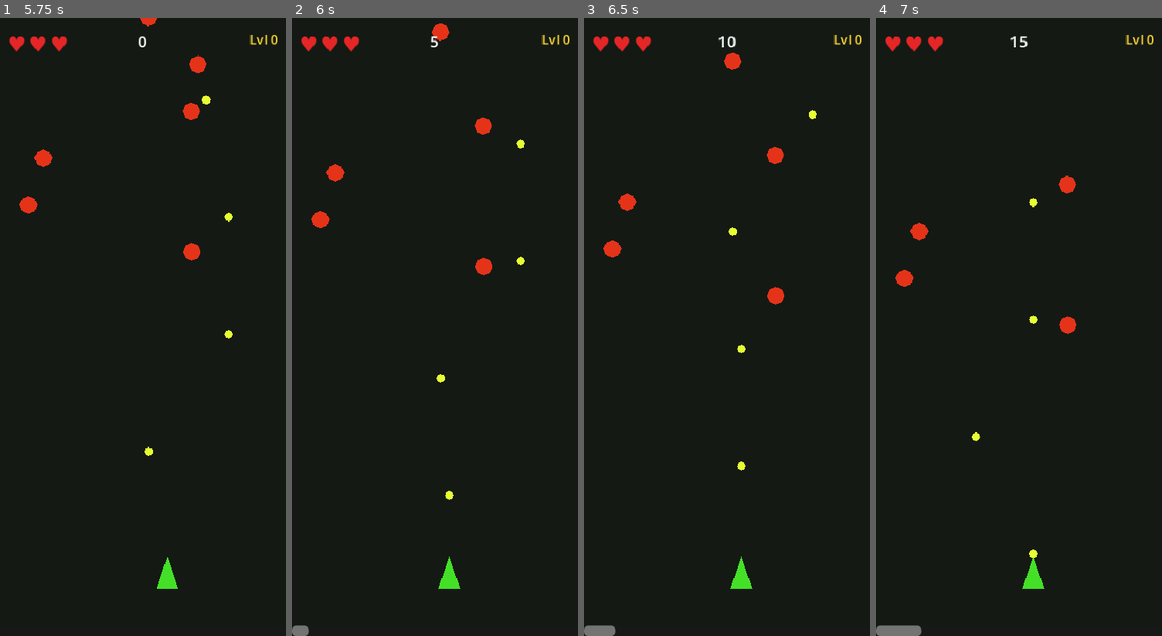
Above: before the commit, frames 1-4 (left to right).
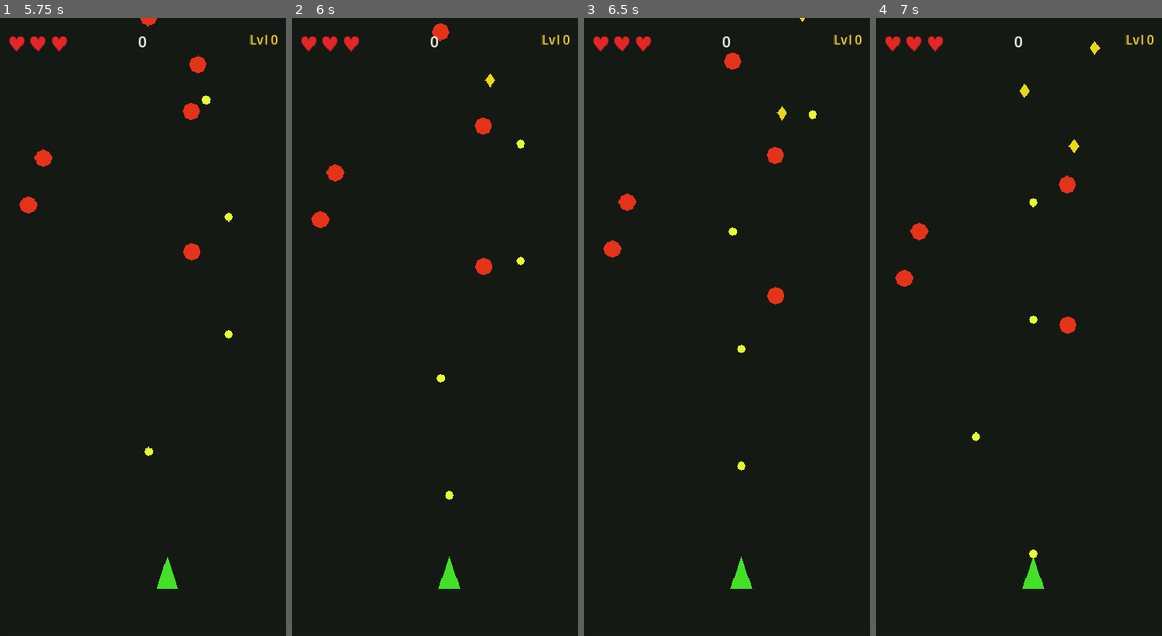
Above: after the commit, the same moments.

Repository: JoseNoIP/gb-GuacBlaster-Survivor
Game: Godot game, scene res://src/scenes/Main.tscn
Two runs of this game, one before a commit and one after it. Both use one fixed random seed, a clock stepped at 60 frames per second and the inputs below.
Inputs (mouse positions are in pixels of both pictures, inside the frame that each line leads up to):
- Up to frame 1 (5.75 s): click "JUGAR" at 0.5 s; tap Enter at 1.25 s; move the mouse to (205, 296) at 1.27 s; hold Shift 1.28-2 s; click (205, 296) at 1.42 s; drag from (85, 357) to (205, 574) at 2.02 s; move the mouse to (171, 191) at 2.77 s; tap Ctrl at 2.85 s; click (171, 191) at 2.92 s; drag from (128, 450) to (205, 48) at 3.52 s; move the mouse to (228, 419) at 4.27 s; tap Alt at 4.35 s; click (228, 419) at 4.42 s; drag from (57, 234) to (168, 197) at 5.02 s
- Up to frame 2 (6 s): move the mouse to (449, 327) at 5.77 s; hold Shift from 5.78 s (still down); click (449, 327) at 5.92 s
- Up to frame 3 (6.5 s): keep holding Shift
- Up to frame 4 (7 s): release Shift at 6.5 s; drag from (976, 172) to (1033, 345) at 6.52 s

Frame 1 is identical in both runs. In frame 2, 0.2% of the frame differs, in the area x 0-72%, y 2-100%; in frame 3, 0.3%; in frame 4, 0.5%, in the area x 0-79%, y 2-100%.

Commit message:
feat: add XP gem system; implement gem spawning, collection logic, and related signals

Diff:
--- a/src/core/Constants.gd
+++ b/src/core/Constants.gd
@@ -70,6 +70,8 @@
 const META_LUCK_PER_LEVEL: float = 0.05
 const META_UPGRADE_COST_BASE: int = 50
 const GOLD_PER_SCORE_POINT: float = 0.1
+const GEM_FALL_SPEED: float = 90.0
+const GEM_MAGNET_SPEED: float = 300.0
 
 # --- Sessions ---
 const SESSION_TARGET_MIN: float = 120.0
--- a/src/core/EventBus.gd
+++ b/src/core/EventBus.gd
@@ -19,6 +19,7 @@
 
 # --- Experience / Level ---
 signal xp_collected(amount: int, total: int, required: int)
+signal gem_collected(xp_value: int)
 
 # --- Power-ups ---
 signal powerup_selection_requested(options: Array)
--- a/src/core/GameManager.gd
+++ b/src/core/GameManager.gd
@@ -15,7 +15,7 @@
 	EventBus.player_died.connect(_on_player_died)
 	EventBus.powerup_selected.connect(_on_powerup_selected)
 	EventBus.xp_collected.connect(_on_xp_collected)
-	EventBus.enemy_destroyed.connect(_on_enemy_destroyed)
+	EventBus.gem_collected.connect(_on_gem_collected)
 
 func _process(delta: float) -> void:
 	if _state == GameState.PLAYING:
@@ -49,7 +49,7 @@
 		EventBus.gold_earned.emit(gold)
 	EventBus.game_over.emit(_score, _session_time)
 
-func _on_enemy_destroyed(_enemy_id: int, _position: Vector2, xp_value: int) -> void:
+func _on_gem_collected(xp_value: int) -> void:
 	var luck_level: int = SaveManager.get_upgrade_level(&"luck")
 	var luck_mult: float = 1.0 + float(luck_level) * Constants.META_LUCK_PER_LEVEL
 	var effective_xp: int = int(float(xp_value) * luck_mult)
--- a/src/features/audio/AudioManager.gd
+++ b/src/features/audio/AudioManager.gd
@@ -8,8 +8,15 @@
 var _missing_warned: Dictionary[StringName, bool] = {}
 
 func _ready() -> void:
+	_register_stubs([&"shoot", &"player_die"])
 	EventBus.player_died.connect(func(): play_sfx(&"player_die"))
 	EventBus.boss_defeated.connect(func(_id: int): trigger_haptic_heavy())
+
+func _register_stubs(ids: Array) -> void:
+	for id: StringName in ids:
+		var player: AudioStreamPlayer = AudioStreamPlayer.new()
+		add_child(player)
+		register_sfx(id, player)
 
 func register_sfx(sound_id: StringName, player: AudioStreamPlayer) -> void:
 	_sfx_players[sound_id] = player
@@ -21,7 +28,9 @@
 			push_warning("AudioManager: SFX '%s' not registered — add an AudioStreamPlayer" % sound_id)
 			_missing_warned[sound_id] = true
 		return
-	_sfx_players[sound_id].play()
+	var player: AudioStreamPlayer = _sfx_players[sound_id]
+	if player.stream != null:
+		player.play()
 
 func trigger_haptic_light() -> void:
 	Input.vibrate_handheld(10)
--- /dev/null
+++ b/src/features/gems/GemSpawner.gd
@@ -0,0 +1,14 @@
+class_name GemSpawner
+extends Node2D
+## Listens to enemy_destroyed and spawns an XPGem at the death position.
+## Also resets XPGem.magnet_active at the start of each session.
+
+func _ready() -> void:
+	XPGem.magnet_active = false
+	EventBus.enemy_destroyed.connect(_on_enemy_destroyed)
+
+func _on_enemy_destroyed(_enemy_id: int, spawn_pos: Vector2, xp_value: int) -> void:
+	var gem: XPGem = XPGem.new()
+	gem.xp_value = xp_value
+	gem.position = spawn_pos
+	get_parent().call_deferred(&"add_child", gem)
--- /dev/null
+++ b/src/features/gems/XPGem.gd
@@ -0,0 +1,62 @@
+class_name XPGem
+extends Area2D
+## Collectible XP gem. Spawned at enemy death position.
+## Emits gem_collected when touched by the player.
+## Moves toward the player when salsa_magnet is active.
+
+static var magnet_active: bool = false
+
+var xp_value: int = 5
+var _collected: bool = false
+
+func _ready() -> void:
+	collision_layer = 4
+	collision_mask = 1
+	var shape: CollisionShape2D = CollisionShape2D.new()
+	var circle: CircleShape2D = CircleShape2D.new()
+	circle.radius = 10.0
+	shape.shape = circle
+	add_child(shape)
+	var diamond: Polygon2D = Polygon2D.new()
+	diamond.color = Color(0.9, 0.85, 0.1)
+	diamond.polygon = PackedVector2Array([
+		Vector2(0.0, -10.0),
+		Vector2(7.0, 0.0),
+		Vector2(0.0, 10.0),
+		Vector2(-7.0, 0.0),
+	])
+	add_child(diamond)
+	body_entered.connect(_on_body_entered)
+	EventBus.powerup_selected.connect(_on_powerup_selected)
+	EventBus.game_over.connect(func(_s: int, _d: float): queue_free())
+
+func _process(delta: float) -> void:
+	if XPGem.magnet_active:
+		_move_toward_player(delta)
+	else:
+		position.y += Constants.GEM_FALL_SPEED * delta
+		if position.y > get_viewport_rect().size.y + 20.0:
+			queue_free()
+
+func _move_toward_player(delta: float) -> void:
+	var players: Array[Node] = get_tree().get_nodes_in_group(&"player")
+	if players.is_empty():
+		return
+	var player_pos: Vector2 = (players[0] as Node2D).global_position
+	var dir: Vector2 = (player_pos - global_position).normalized()
+	position += dir * Constants.GEM_MAGNET_SPEED * delta
+
+func _on_body_entered(body: Node2D) -> void:
+	if body.is_in_group(&"player"):
+		collect()
+
+func collect() -> void:
+	if _collected:
+		return
+	_collected = true
+	EventBus.gem_collected.emit(xp_value)
+	queue_free()
+
+func _on_powerup_selected(powerup_id: StringName) -> void:
+	if powerup_id == &"salsa_magnet":
+		XPGem.magnet_active = true
--- a/src/scenes/Game.tscn
+++ b/src/scenes/Game.tscn
@@ -12,6 +12,7 @@
 [ext_resource type="Script" path="res://src/features/powerups/PowerUpManager.gd" id="10"]
 [ext_resource type="PackedScene" path="res://src/features/ui/GameOverScreen.tscn" id="11"]
 [ext_resource type="PackedScene" path="res://src/features/enemies/EnemyBoss.tscn" id="12"]
+[ext_resource type="Script" path="res://src/features/gems/GemSpawner.gd" id="13"]
 
 [node name="Game" type="Node2D"]
 script = ExtResource("1")
@@ -39,4 +40,7 @@
 [node name="PowerUpManager" type="Node" parent="."]
 script = ExtResource("10")
 
+[node name="GemSpawner" type="Node2D" parent="."]
+script = ExtResource("13")
+
 [node name="GameOverScreen" parent="." instance=ExtResource("11")]
--- a/tests/unit/test_game_manager.gd
+++ b/tests/unit/test_game_manager.gd
@@ -13,8 +13,8 @@
 func test_start_game_resets_level() -> void:
 	assert_eq(GameManager.get_current_level(), 0)
 
-func test_enemy_destroyed_increases_score() -> void:
-	GameManager._on_enemy_destroyed(0, Vector2.ZERO, 10)
+func test_gem_collected_increases_score() -> void:
+	GameManager._on_gem_collected(10)
 	assert_eq(GameManager.get_score(), 10)
 
 func test_player_died_transitions_to_game_over() -> void:
--- a/tests/unit/test_meta_progression.gd
+++ b/tests/unit/test_meta_progression.gd
@@ -6,6 +6,12 @@
 var _screen: UpgradeScreen
 
 func before_each() -> void:
+	SaveManager._data = {
+		"gold": 0,
+		"upgrades": {"damage": 0, "speed": 0, "health": 0, "luck": 0},
+		"best_score": 0,
+		"total_sessions": 0,
+	}
 	GameManager.start_game()
 	_screen = UpgradeScreenGd.new()
 	add_child_autofree(_screen)
@@ -13,7 +19,7 @@
 # --- Gold earning ---
 
 func test_gold_earned_emitted_when_score_positive() -> void:
-	EventBus.enemy_destroyed.emit(1, Vector2.ZERO, 1000)
+	EventBus.gem_collected.emit(1000)
 	watch_signals(EventBus)
 	EventBus.player_died.emit()
 	assert_signal_emitted(EventBus, "gold_earned")
@@ -24,7 +30,7 @@
 	assert_signal_not_emitted(EventBus, "gold_earned")
 
 func test_gold_amount_proportional_to_score() -> void:
-	EventBus.enemy_destroyed.emit(1, Vector2.ZERO, 1000)
+	EventBus.gem_collected.emit(1000)
 	watch_signals(EventBus)
 	EventBus.player_died.emit()
 	var expected: int = int(1000.0 * Constants.GOLD_PER_SCORE_POINT)
--- /dev/null
+++ b/tests/unit/test_xp_gem.gd
@@ -0,0 +1,42 @@
+extends GutTest
+## Tests for XPGem: collection, signals, magnet activation.
+
+const XPGemGd := preload("res://src/features/gems/XPGem.gd")
+
+var _gem: XPGem
+
+func before_each() -> void:
+	XPGem.magnet_active = false
+	_gem = XPGemGd.new()
+	add_child_autofree(_gem)
+
+func test_default_xp_value() -> void:
+	assert_eq(_gem.xp_value, 5)
+
+func test_collect_emits_gem_collected() -> void:
+	watch_signals(EventBus)
+	_gem.collect()
+	assert_signal_emitted(EventBus, "gem_collected")
+
+func test_collect_emits_correct_xp_value() -> void:
+	_gem.xp_value = 20
+	watch_signals(EventBus)
+	_gem.collect()
+	assert_signal_emitted_with_parameters(EventBus, "gem_collected", [20])
+
+func test_collect_only_triggers_once() -> void:
+	_gem.collect()
+	watch_signals(EventBus)
+	_gem.collect()
+	assert_signal_not_emitted(EventBus, "gem_collected")
+
+func test_magnet_not_active_by_default() -> void:
+	assert_false(XPGem.magnet_active)
+
+func test_salsa_magnet_activates_magnet() -> void:
+	EventBus.powerup_selected.emit(&"salsa_magnet")
+	assert_true(XPGem.magnet_active)
+
+func test_other_powerup_does_not_activate_magnet() -> void:
+	EventBus.powerup_selected.emit(&"rapid_fire")
+	assert_false(XPGem.magnet_active)
Not shown, added: src/features/gems/GemSpawner.gd.uid
Not shown, added: src/features/gems/XPGem.gd.uid
Not shown: 1 places in src/scenes/Game.tscn that only renumber resources
Not shown, added: tests/unit/test_xp_gem.gd.uid
